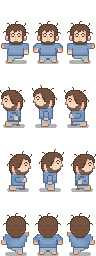
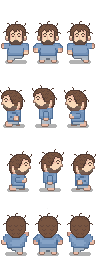
Layered file, before and after one edit (96 x 256). Changes by layer:
painted on "albert.png" over box(3, 40, 93, 172)
